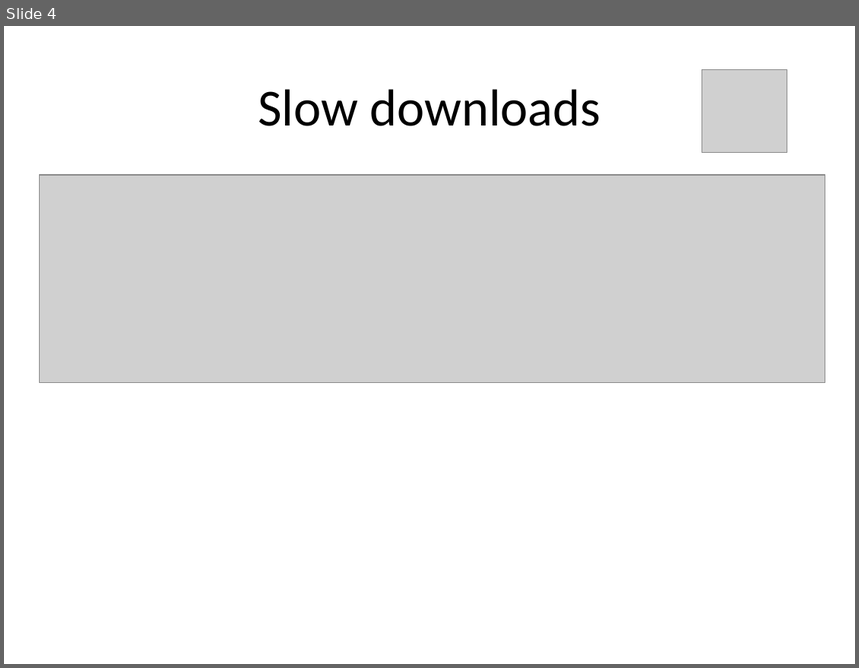
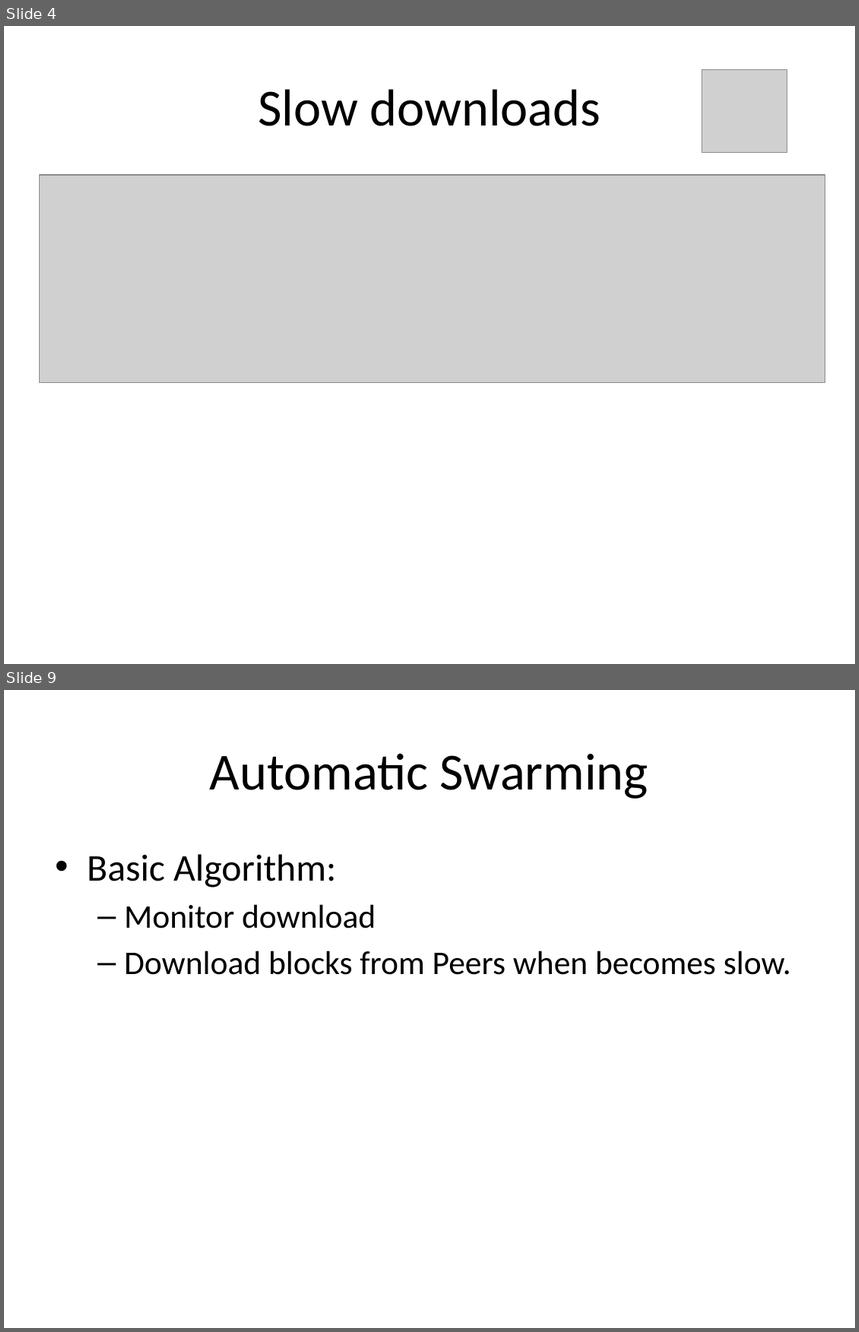
Before and after one commit to rdp/p2pwebclient, a slide deck: thesis_presentation/How to Make the Internet Faster.pptx. Shown one above the other, each under a label of ours: slide 4 before the commit, slides 4 and 9 after it; the slides between them are not shown. The pictures are 859x668 and 859x1332 pixels, drawn with LibreOffice and Linux fonts; fonts in the diff are those of the drawing; grey boxes stand for pictures. Boxes give left, top, right and bottom in pixels: in the first picture for what was removed or moved away, otherwise in the second. Text is boxed around its words. In the diff, an @@ line names an element or a change of style, - is before the commit and + after.

```diff
--- a/thesis_presentation/How to Make the Internet Faster.pptx
+++ b/thesis_presentation/How to Make the Internet Faster.pptx
@@ slide 9 added at box(4, 690, 855, 1328), background #FFFFFF @@
@@ title added at box(210, 753, 648, 799), 44 pt, text #000000 @@
+Automatic Swarming
@@ text added at box(87, 854, 791, 975), 28 pt, text #000000 @@
+• Basic Algorithm:
+  – Monitor download
+  – Download blocks from Peers when becomes slow.
```
Also in this commit, not shown: 6 slides changed, 17 other slides added, 1 other file.
